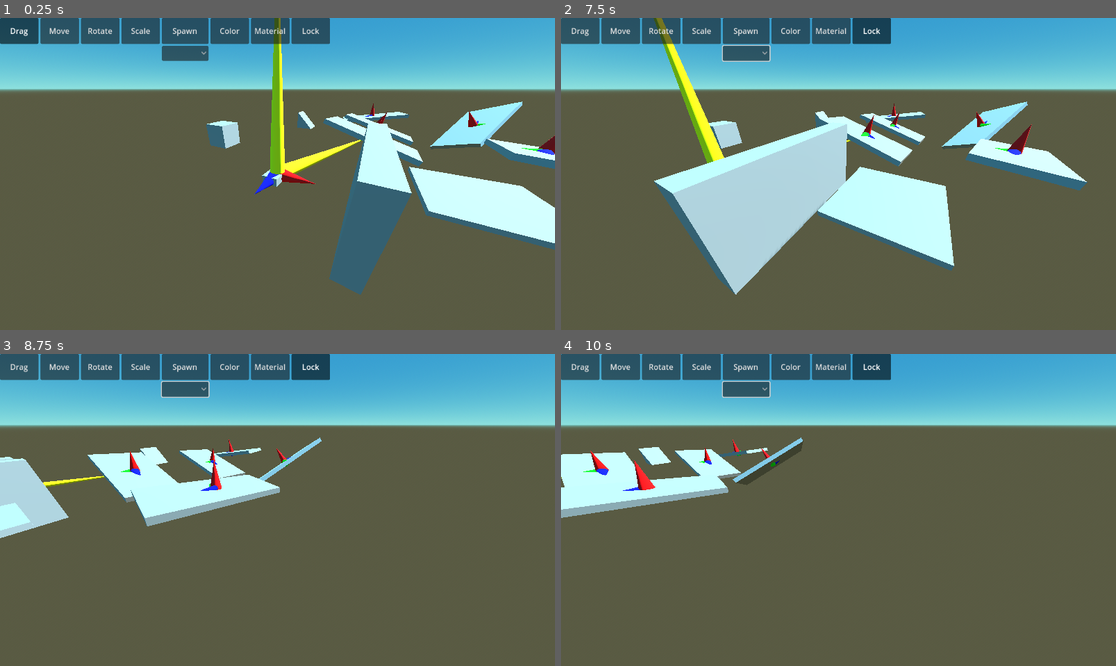
Above: before the commit, frames 1-4 (two rows, left to right).
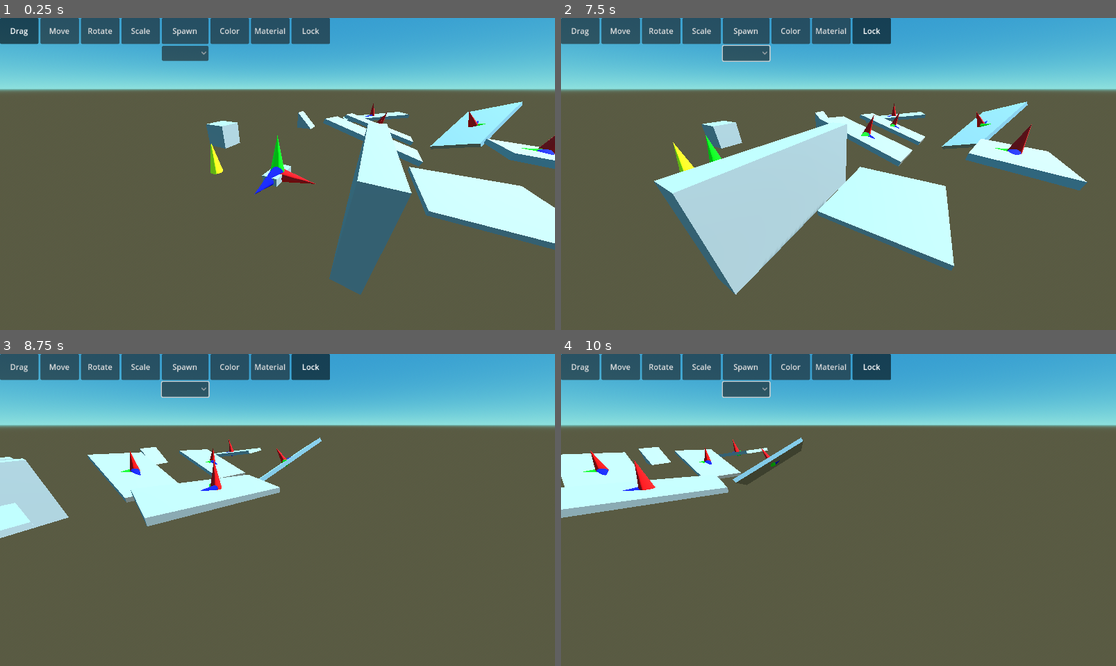
Above: after the commit, the same moments.

Repository: TrainzMarcel/Tartarus-Modelling-Tool
Game: Godot game, scene res://editor/main.tscn
Two runs of this game, one before a commit and one after it. Both use one fixed random seed, a clock stepped at 60 frames per second and the inputs below.
Inputs (mouse positions are in pixels of both pictures, inside the frame that each line leads up to):
- Up to frame 1 (0.25 s): no input
- Up to frame 2 (7.5 s): click "Drag" at 0.5 s; click "Move" at 1.25 s; click "Rotate" at 2 s; click "Scale" at 2.75 s; click "Spawn" at 3.5 s; click "Color" at 4.25 s; click "Material" at 5 s; click "Lock" at 5.75 s; click (744, 52) at 6.5 s; tap Enter at 7.25 s; move the mouse to (960, 158) at 7.27 s; hold D from 7.28 s (still down); hold Shift from 7.28 s (still down); click (960, 158) at 7.42 s
- Up to frame 3 (8.75 s): tap T at 7.55 s; release D at 8 s; release Shift at 8 s; drag from (166, 525) to (249, 572) at 8.02 s
- Up to frame 4 (10 s): tap Space at 8.75 s; move the mouse to (894, 441) at 8.77 s; hold D 8.78-9.5 s; hold R 8.78-9.5 s; click (894, 441) at 8.92 s; tap Shift at 9.05 s; drag from (810, 572) to (672, 463) at 9.52 s

The runs differ from the first frame. In frame 1, 1.4% of the frame differs, in the area x 37-66%, y 0-51%; in frame 2, 1.3%; in frame 3, 0.1%; in frame 4, less than 0.1%.

Commit message:
drag_offset has become a single vector and main_offset is now what stores offsets from the dragged part, also added normal bump in snap_position()

Diff:
--- a/editor/main.gd
+++ b/editor/main.gd
@@ -45,17 +45,19 @@
 #for selected
 var hovered_part : Part
 
-#positional offset from the parts dragged position to the position of the snapped part
-var snap_offset : Vector3
+
 
 #purely rotational basis set from start of drag as a reference for snapping
 var initial_rotation : Basis
 
-#bounding box of selected parts for
+#bounding box of selected parts for positional snapping
 var selected_parts_aabb : AABB = AABB()
 #parallel arrays
 var selected_parts : Array[Part] = []
-var drag_offset : Array[Vector3] = []
+#offset from the dragged parts position to the raycast hit position
+var drag_offset : Vector3
+#offset of each selected part from dragged part
+var main_offset : Array[Vector3] = []
 var selection_box_array : Array[SelectionBox] = []
 
 #conditionals-------------------------------------------------------------------
@@ -88,13 +90,6 @@
 	b_lock.pressed.connect(on_tool_selected.bind(b_lock))
 	b_spawn.pressed.connect(on_tool_selected.bind(b_spawn))
 
-	var p = $Workspace/Part6
-	var b = $Workspace/Part11
-	print("output size:", calculate_extents(selected_parts_aabb, p, [p, b]).size)
-	var v = Vector3(p.part_scale)
-	v.y = v.y + 4
-	print("intended size:", v)
-
 
 
 # Called every input event.
@@ -121,28 +116,21 @@
 		part_hover_selection_box(hovered_part)
 
 
-#set dragged_part, recalculate all drag_offset vectors and bounding box on new click
+#set dragged_part, recalculate all main_offset vectors and bounding box on new click
 	if event is InputEventMouseButton:
 		if event.button_index == MOUSE_BUTTON_LEFT:
 			if event.pressed:
 				if safety_check(hovered_part):
 					initial_rotation = hovered_part.basis
 					dragged_part = hovered_part
-					calculate_extents(selected_parts_aabb, dragged_part, selected_parts)
+					drag_offset = dragged_part.global_position - ray_result.position
+					selected_parts_aabb = calculate_extents(selected_parts_aabb, dragged_part, selected_parts)
+
 					var i : int = 0
-					drag_offset.clear()
+					main_offset.clear()
 					while i < selected_parts.size():
-
-
-
-
-
-						drag_offset.append(selected_parts[i].global_position - ray_result.position)
+						main_offset.append(selected_parts[i].global_position - dragged_part.global_position)
 						i = i + 1
-
-
-
-
 
 
 				mouse_button_held = true
@@ -164,7 +152,7 @@
 						if Input.is_key_pressed(KEY_SHIFT):
 							delete_selection_box(hovered_part)
 							#erase the same index as hovered_part
-							drag_offset.remove_at(selected_parts.find(hovered_part))
+							main_offset.remove_at(selected_parts.find(hovered_part))
 							selected_parts.erase(hovered_part)
 				#shift is unheld
 						else:
@@ -175,11 +163,11 @@
 						if Input.is_key_pressed(KEY_SHIFT):
 							selected_parts.append(hovered_part)
 							part_instance_selection_box(hovered_part)
-							drag_offset.append(hovered_part.global_position - ray_result.position)
+							main_offset.append(hovered_part.global_position - dragged_part.global_position)
 				#shift is unheld
 						else:
 							selected_parts = [hovered_part]
-							drag_offset = [hovered_part.global_position - ray_result.position]
+							main_offset = [hovered_part.global_position - dragged_part.global_position]
 							clear_all_selection_boxes()
 							part_instance_selection_box(hovered_part)
 #-------------------------------------------------------------------------------
@@ -189,7 +177,7 @@
 					if not Input.is_key_pressed(KEY_SHIFT):
 						selected_parts.clear()
 						clear_all_selection_boxes()
-						drag_offset.clear()
+						main_offset.clear()
 	#lmb up
 			else:
 				pass
@@ -202,7 +190,7 @@
 		#if click on nothing, clear selection array
 		#if drag on part, figure this next part about dragging out
 
-#change inital_transform on r or t press
+#change initial_transform on r or t press
 	#rotate clockwise around normal vector
 	if Input.is_key_pressed(KEY_R) and event.is_pressed() and not event.is_echo() and not ray_result.is_empty():
 		initial_rotation = initial_rotation.rotated(ray_result.normal, PI * 0.5)
@@ -210,23 +198,13 @@
 
 	#rotate around part vector which is closest to cam.basis.x
 	if Input.is_key_pressed(KEY_T) and event.is_pressed() and not event.is_echo() and not ray_result.is_empty():
-		var i : int = 0
-		var closest_vector : Vector3
-		var highest_dot : float = 0
-		#get closest vector to camera x vector
 		var b_array : Array[Vector3] = [initial_rotation.x, initial_rotation.y, initial_rotation.z]
-		while i < b_array.size():
-			if abs(b_array[i].dot(cam.basis.x)) > abs(highest_dot):
-				highest_dot = b_array[i].dot(cam.basis.x)
-				closest_vector = b_array[i]
-			i = i + 1
-
-		if closest_vector.dot(cam.basis.x) < 0:
-			closest_vector = -closest_vector
-
-		initial_rotation = initial_rotation.rotated(closest_vector.normalized(), PI * 0.5)
-
+		var r_dict = find_closest_vector_abs(b_array, cam.basis.x)
+		if r_dict.vector.dot(cam.basis.x) < 0:
+			r_dict.vector = -r_dict.vector
+		initial_rotation = initial_rotation.rotated(r_dict.vector.normalized(), PI * 0.5)
 		update_snap()
+
 
 #dragging happens here
 	if event is InputEventMouseMotion:
@@ -236,14 +214,9 @@
 					update_snap()
 
 
-
-			#set positions according to drag_offset and where the selection is being dragged (ray_result.position)
-			var i : int = 0
-			while i < selected_parts.size():
-				selected_parts[i].global_position = ray_result.position + drag_offset[i]
-				selection_box_array[i].global_transform = selected_parts[i].global_transform
-
-				i = i + 1
+				snap_position()
+				#set positions according to main_offset and where the selection is being dragged (ray_result.position)
+
 
 
 
@@ -410,25 +383,15 @@
 	#return part_exact_alignment(rotated_basis, ray_result.collider.basis)
 	return rotated_basis.rotated(cr_p.normalized(), angle).orthonormalized()
 
-"TODO"#unit test
-#assumes that the parts are rectilinearly aligned
-#this will become a shitshow when i add wedges
-
-func calculate_extents(aabb : AABB, origin_part : Part, parts : Array[Part]):
+"TODO"#clean up
+func calculate_extents(aabb : AABB, rotation_origin_part : Part, parts : Array[Part]):
 	var transformed_parts : Array[Transform3D] = []
 	var origin_part_offsets : Array[Vector3] = []
 
-	#to get local coordinates
-	#1. get all positional offsets from origin part to selected parts
-	#2. move selected parts to the origin part
-	#3. transform all the parts by inverse basis of origin part
-	#4. set all part positions back to the original offsets from #1
-
-
 	#vector pointing from origin to part position and rotated by inverse basis of origin part
 	for i in parts:
-		var offset = origin_part.global_position - i.global_position
-		offset = origin_part.global_transform.basis.inverse() * offset
+		var offset = rotation_origin_part.global_position - i.global_position
+		offset = rotation_origin_part.global_transform.basis.inverse() * offset
 		origin_part_offsets.append(offset)
 
 	"TODO"#comment better
@@ -437,7 +400,7 @@
 		var part_transform = i.global_transform
 		#their offsets/positions will be taken care of in the next loop
 		part_transform.origin = Vector3.ZERO
-		part_transform.basis = part_transform.basis * origin_part.global_transform.basis.inverse()
+		part_transform.basis = part_transform.basis * rotation_origin_part.global_transform.basis.inverse()
 		transformed_parts.append(part_transform)
 
 	#move parts back
@@ -461,11 +424,6 @@
 					var corner = transformed_parts[i].origin
 					corner = corner + transformed_parts[i].basis * (Vector3(x, y, z) * parts[i].part_scale)
 					corners.append(corner)
-					print(corner)
-
-		"DEBUG"
-		d_vector[0].input_vector = transformed_parts[i].origin
-		d_vector[1].input_vector = origin_part.global_transform.origin
 
 		for j in corners:
 			if not aabb.has_point(j):
@@ -474,28 +432,96 @@
 
 	return aabb
 
-
+"TODO"#unit test and clean up
+#assumes that the parts are already rectilinearly aligned
+#this may become a shitshow when i add wedges
+#the position of the aabb is relative to dragged part if dragged_parts transform is an identity
+#perform the "normal vector bump" to make sure the parts dont phase through each other
 func snap_position():
-
-
-
-
-
-
-	return
-
+	"TODO"#just forget the aabb right now
+	#what matters is figuring out the correct math here
+	#var offset = (ray_result.position - dragged_part.global_position) * ray_result.normal
+
+
+	var normal = ray_result.normal
+	#first snap normal
+	var hovered_scale = hovered_part.part_scale
+	var hovered_transform = hovered_part.global_transform
+	var dragged_scale = dragged_part.part_scale
+	var dragged_transform = dragged_part.global_transform
+		#first transform hovered part and dragged part by inverse transform of dragged part
+		#that way the coords should be easy to work with
+	hovered_transform = dragged_part.global_transform.inverse() * hovered_transform
+	dragged_transform = Transform3D.IDENTITY
+
+
+
+	#then transform the offset vector back after the operation and apply it
+
+
+
+
+	#first find closest basis vectors to normal vector and use that to determine side lengths
+	#var basis_vec_1 : Array[Vector3] = [hovered_part.basis.x, hovered_part.basis.y, hovered_part.basis.z]
+	#basis_vec_1[0] = basis_vec_1[0] * hovered_part.part_scale.x
+	#basis_vec_1[1] = basis_vec_1[1] * hovered_part.part_scale.y
+	#basis_vec_1[2] = basis_vec_1[2] * hovered_part.part_scale.z
+
+	var basis_vec_2 : Array[Vector3] = [dragged_part.basis.x, dragged_part.basis.y, dragged_part.basis.z]
+	basis_vec_2[0] = basis_vec_2[0] * dragged_part.part_scale.x
+	basis_vec_2[1] = basis_vec_2[1] * dragged_part.part_scale.y
+	basis_vec_2[2] = basis_vec_2[2] * dragged_part.part_scale.z
+
+	#var r_dict_1 = find_closest_vector_abs(basis_vec_1, normal)
+	var r_dict_2 = find_closest_vector_abs(basis_vec_2, normal)
+
+
+
+
+	#next, recalculate full position without using current position as start
+	#not using the current position prevents a possible feedback loop
+
+	#get halved combination of side lengths which are parallel to normal
+	#var normal_term = (r_dict_1.vector.length() + r_dict_2.vector.length()) * 0.5
+	var normal_term = r_dict_2.vector.length() * 0.5
+	#subtract difference in positions
+	normal_term = normal_term * normal - drag_offset
+	print(normal_term)
+
+
+
+
+	#in future: + planar_term and bool parameter to disable planar snap calculations if snap increment is set to 0
+	var offset = normal_term
+	#print(offset)
+	dragged_part.global_position = ray_result.position + drag_offset + offset
+	#below, offset gets applied to each selected part
+	var i : int = 0
+	while i < selected_parts.size():
+		selected_parts[i].global_position = dragged_part.global_position + main_offset[i]
+		selection_box_array[i].global_transform = selected_parts[i].global_transform
+
+		i = i + 1
+
+"TODO"#create rotate data and unrotate data function for bounding box
+#or data to local data to global
+#or maybe use one of those premade functions of node3d
 func update_snap():
 	#use initial_rotation so that dragged_part doesnt continually rotate further
-	#from its initial rotation after being dragged over multiple off-grid parts
+	#from its init6ial rotation after being dragged over multiple off-grid parts
 	var rotated_basis : Basis = snap_rotation(initial_rotation, ray_result)
 	#calculate difference between original basis and new basis
 	var difference : Basis = rotated_basis * dragged_part.basis.inverse()
-	#rotate the drag_offset vector by the difference between the
+
+	drag_offset = difference * drag_offset
+
+
+	#rotate the main_offset vector by the difference between the
 	#original matrix and rotated matrix
 	var i : int = 0
 	while i < selected_parts.size():
-		#rotate drag_offset vector by the difference basis
-		drag_offset[i] = difference * drag_offset[i]
+		#rotate main_offset vector by the difference basis
+		main_offset[i] = difference * main_offset[i]
 
 		#move part to ray_result.position for easier pivoting
 		selected_parts[i].global_position = ray_result.position
@@ -503,11 +529,13 @@
 		#rotate this part
 		selected_parts[i].basis = difference * selected_parts[i].basis
 
-		#move it back out along the newly rotated drag_offset vector
-		selected_parts[i].global_position = ray_result.position + drag_offset[i]
+		#move it back out along the newly rotated main_offset vector
+		if selected_parts[i] != dragged_part:
+			selected_parts[i].global_position = dragged_part.global_position + main_offset[i]
+		else:
+			dragged_part.global_position = ray_result.position + drag_offset
 
 		selection_box_array[i].global_transform = selected_parts[i].global_transform
-
 		i = i + 1
 
 
@@ -517,10 +545,25 @@
 	#then reverse that with the snapped positions
 	#and then apply the new positions to the parts
 
-
-
-	#snap_position(dragged_part)
-
+#returns index of closest pointing vector, ignoring if the vector is pointing the opposite way
+func find_closest_vector_abs(search_array : Array[Vector3], target : Vector3):
+	var highest_dot : float
+	var closest_vec_index : int
+	var closest_vec : Vector3
+	var i : int = 0
+	while i < search_array.size():
+		var dot_product = search_array[i].dot(target)
+		if abs(highest_dot) < abs(dot_product):
+			highest_dot = dot_product
+			closest_vec_index = i
+			closest_vec = search_array[i]
+		i = i + 1
+	var return_dict = {
+		index = closest_vec_index,
+		dot = highest_dot,
+		vector = closest_vec
+	}
+	return return_dict
 
 func part_rectilinear_alignment_check(p1 : Part, p2 : Part):
 	var i : int = 0
